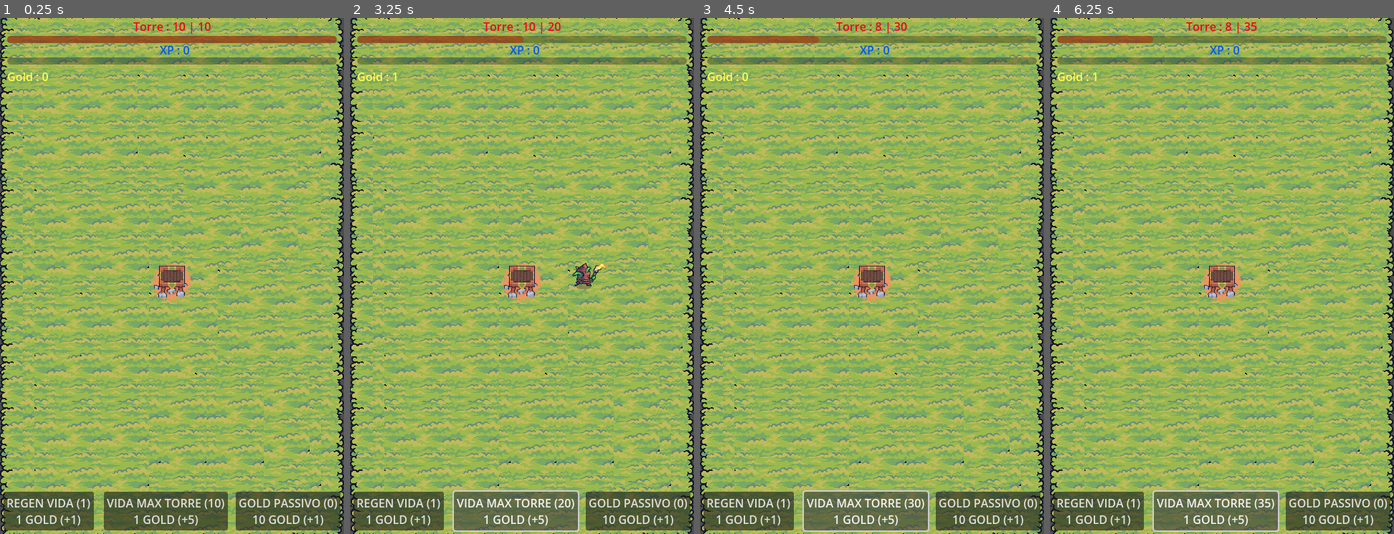
Above: before the commit, frames 1-4 (left to right).
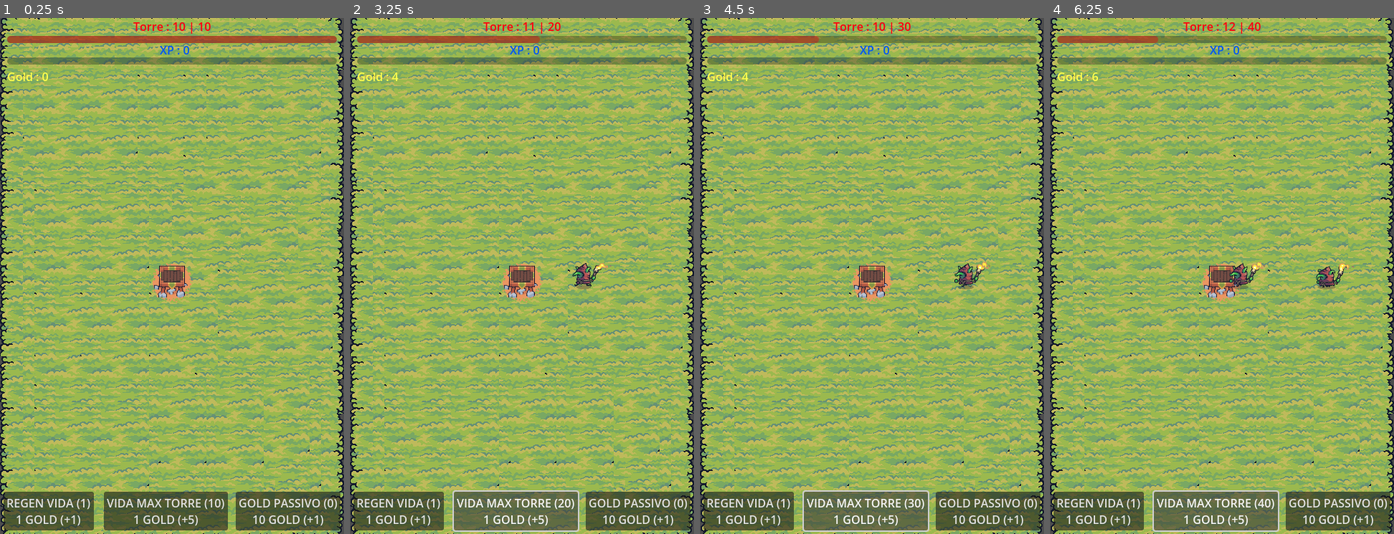
Above: after the commit, the same moments.

Repository: Nvsmp/Games
Game: Godot game, scene res://Scenes/main.tscn
The game is run twice, just before and just after one commit, with the same random seed, the same clock (stepped at 60 frames per second) and the same inputs.
Inputs (mouse positions are in pixels of both pictures, inside the frame that each line leads up to):
- Up to frame 1 (0.25 s): no input
- Up to frame 2 (3.25 s): click "GOLD PASSIVO (0) 10 GOLD (+1)" at 0.5 s; click (522, 281) at 1.25 s; click "VIDA MAX TORRE (10) 1 GOLD (+…" at 2 s; click "VIDA MAX TORRE (15) 1 GOLD (+…" at 2.75 s
- Up to frame 3 (4.5 s): click "VIDA MAX TORRE (20) 1 GOLD (+…" at 3.5 s; click "VIDA MAX TORRE (25) 1 GOLD (+…" at 4.25 s
- Up to frame 4 (6.25 s): click "VIDA MAX TORRE (30) 1 GOLD (+…" at 5 s; click "VIDA MAX TORRE (35) 1 GOLD (+…" at 5.75 s

The runs differ from the first frame. In frame 2, 0.1% of the frame differs, in the area x 12-56%, y 0-13%; in frame 3, 0.5%; in frame 4, 0.8%, in the area x 12-89%, y 0-95%.

Commit message:
prototipo

Diff:
--- a/IdleLeveling/Scenes/main.tscn
+++ b/IdleLeveling/Scenes/main.tscn
@@ -39,9 +39,10 @@
 
 	$LabelGold.set(\"text\", \"Gold : \"+str(gold))
 	$LabelLife.set(\"text\", \"Torre : \"+str($Torre.vida_torre)+\" | \"+ str($Torre.vida_torre_max))
-	$LabelXP.set(\"text\", \"XP : \"+str(xp_torre))
+	$LabelXP.set(\"text\", \"XP : \"+str($Torre.xp))
 	screen_size = get_viewport().size
 	$ProgressBarVidaTorre.set(\"max_value\",$Torre.vida_torre_max)
+	$ProgressBarVidaTorre.set(\"value\", $Torre.vida_torre)
 	$ButtonUpRegenVida.set(\"text\",\"REGEN VIDA (\"+str( $Torre.regen_vida)+\")\\n\"+str($Torre.preco_up_regen_vida)+\" GOLD (+1)\")
 	$ButtonUpTorre.set(\"text\", \"VIDA MAX TORRE (\"+str($Torre.vida_torre_max)+\")\\n\"+str($Torre.preco_up_vida_max)+\" GOLD (+5)\")
 	#print(dicionario_pos_spawn[1])
@@ -49,22 +50,15 @@
 func _on_timer_gold_passivo_timeout():
 	gold += gold_passivo
 
-func _on_timer_regen_vida_timeout():
-	if life_torre < life_torre_max:
-		life_torre += regen_vida_torre
-		if life_torre > life_torre_max:
-			life_torre = life_torre_max
-
 func _on_button_up_torre_pressed():
 	if gold >= $Torre.preco_up_vida_max:
 		$Torre.uparVida()
 		gold -= $Torre.preco_up_vida_max
 
 func _on_button_up_regen_vida_pressed():
-	if gold >= preco_up_regen_vida:
-		regen_vida_torre += 1
-		gold -= preco_up_regen_vida
-		preco_up_regen_vida = round(preco_up_regen_vida * 1.5)
+	if gold >= $Torre.preco_up_regen_vida:
+		$Torre.regen_vida += 1
+		gold -= $Torre.preco_up_regen_vida
 
 
 func _on_timer_spawn_mob_timeout():
@@ -74,6 +68,10 @@
 	mob.get_child(0).set(\"flip_h\", true)
 	mob.dano = 2
 	add_child(mob)
+
+
+func _on_button_up_gold_passivo_pressed():
+	gold_passivo += 1
 "
 
 [sub_resource type="TileSetAtlasSource" id="TileSetAtlasSource_52ut2"]
@@ -3621,7 +3619,7 @@
 autostart = true
 
 [node name="ProgressBarVidaTorre" type="ProgressBar" parent="."]
-modulate = Color(0.784314, 0.0666667, 0, 1)
+modulate = Color(0.909804, 0, 0.0705882, 1)
 anchors_preset = 10
 anchor_right = 1.0
 offset_left = 10.0
@@ -3644,9 +3642,6 @@
 grow_horizontal = 2
 step = 1.0
 show_percentage = false
-
-[node name="TimerRegenVida" type="Timer" parent="."]
-autostart = true
 
 [node name="ButtonUpRegenVida" type="Button" parent="."]
 anchors_preset = 2
@@ -3678,11 +3673,10 @@
 
 [node name="TimerSpawnMob" type="Timer" parent="."]
 wait_time = 2.0
-one_shot = true
 autostart = true
 
 [connection signal="pressed" from="ButtonUpTorre" to="." method="_on_button_up_torre_pressed"]
 [connection signal="timeout" from="TimerGold" to="." method="_on_timer_gold_passivo_timeout"]
-[connection signal="timeout" from="TimerRegenVida" to="." method="_on_timer_regen_vida_timeout"]
 [connection signal="pressed" from="ButtonUpRegenVida" to="." method="_on_button_up_regen_vida_pressed"]
+[connection signal="pressed" from="ButtonUpGoldPassivo" to="." method="_on_button_up_gold_passivo_pressed"]
 [connection signal="timeout" from="TimerSpawnMob" to="." method="_on_timer_spawn_mob_timeout"]
--- a/IdleLeveling/Scripts/torre.gd
+++ b/IdleLeveling/Scripts/torre.gd
@@ -5,6 +5,7 @@
 @export var regen_vida:int = 1
 @export var preco_up_regen_vida:int = 1
 @export var preco_up_vida_max:int = 1
+@export var xp:int = 0
 # Called when the node enters the scene tree for the first time.
 func _ready():
 	pass # Replace with function body.
@@ -20,3 +21,9 @@
 
 func uparVida()->void:
 	vida_torre_max += 5
+
+
+func _on_timer_regen_vida_timeout():
+	vida_torre += regen_vida
+	if vida_torre > vida_torre_max:
+		vida_torre = vida_torre_max
--- a/IdleLeveling/torre.tscn
+++ b/IdleLeveling/torre.tscn
@@ -394,4 +394,8 @@
 position = Vector2(0, 6)
 shape = SubResource("RectangleShape2D_hhbcp")
 
+[node name="TimerRegenVida" type="Timer" parent="."]
+autostart = true
+
 [connection signal="area_entered" from="." to="." method="_on_area_entered"]
+[connection signal="timeout" from="TimerRegenVida" to="." method="_on_timer_regen_vida_timeout"]
